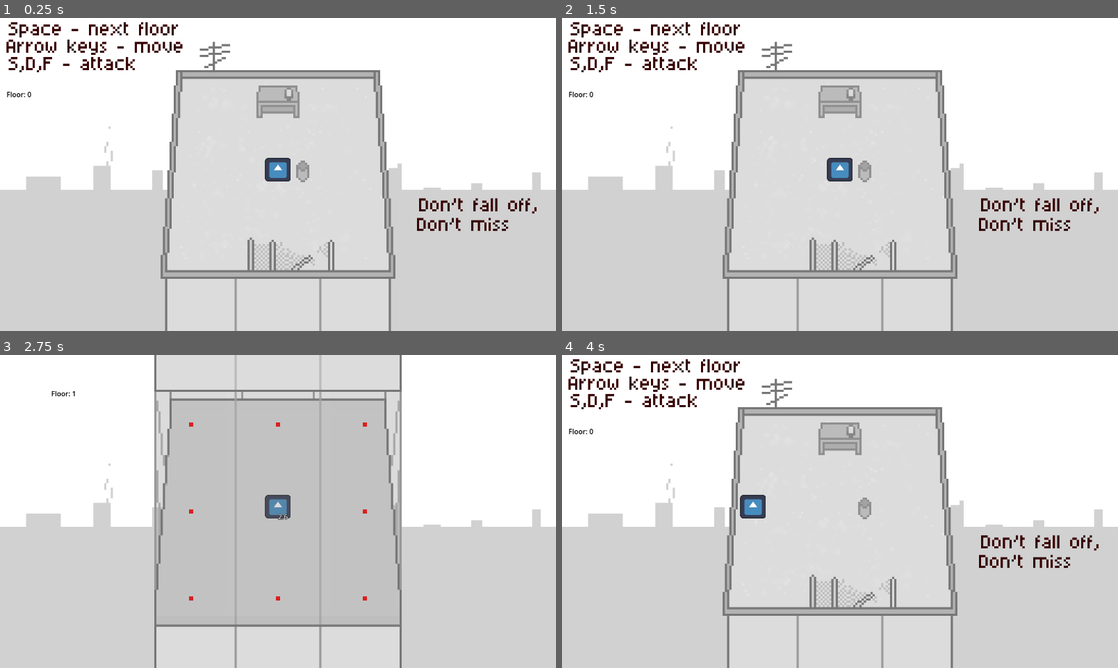
Above: before the commit, frames 1-4 (two rows, left to right).
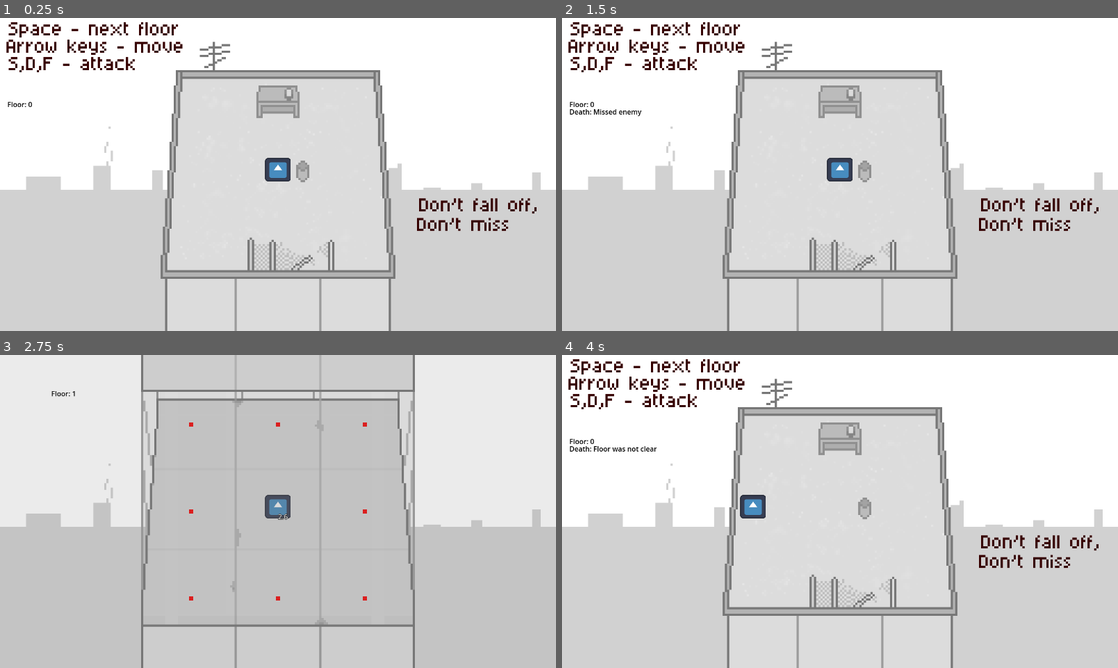
Above: after the commit, the same moments.

Repository: IsvyRed/Hatch
Game: Godot game, scene res://Gameplay Elements/rooftop.tscn
The game is run twice, just before and just after one commit, with the same random seed, the same clock (stepped at 60 frames per second) and the same inputs. The engine's default icon, where the game draws it, is replaced by a stand-in: a white triangle on a blue panel in a dark square.
Inputs:
- Up to frame 1 (0.25 s): no input
- Up to frame 2 (1.5 s): tap Enter at 0.5 s; hold Right (Right) 0.53-1.28 s; tap S (Attack) at 0.6 s; tap D (Attack1) at 0.8, 1.35 s; tap Space (Next Floor) at 1.25 s; hold Down (Down) from 1.28 s (still down)
- Up to frame 3 (2.75 s): tap F (Attack2) at 1.55, 2.1 s; tap Enter at 2 s; release Down (Down) at 2.03 s; hold Right (Right) from 2.03 s (still down); tap Space (Next Floor) at 2.3 s
- Up to frame 4 (4 s): tap Space (Next Floor) at 2.75, 2.85 s; release Right (Right) at 2.78 s; hold Up (Up) 2.78-3.53 s; tap S (Attack) at 3.05, 3.6 s; tap Enter at 3.5 s; hold Left (Left) from 3.53 s (still down); tap D (Attack1) at 3.8 s

The runs differ from the first frame. In frame 1, less than 0.1% of the frame differs, in the area x 1-6%, y 23-29%; in frame 2, 0.2%; in frame 3, 5.6%, in the area x 25-75%, y 0-100%; in frame 4, 0.2%.

Commit message:
Updated Background
Widened tower and adjusted bounds accordingly

Diff:
--- a/Gameplay Elements/Destructibles/Clusters/cluster_1.tscn
+++ b/Gameplay Elements/Destructibles/Clusters/cluster_1.tscn
@@ -8,4 +8,4 @@
 [node name="Desk" parent="." instance=ExtResource("1_fuj7s")]
 
 [node name="Bin" parent="." instance=ExtResource("2_e8krw")]
-position = Vector2(36, 28)
+position = Vector2(65, 15)
--- a/Gameplay Elements/GLOBALS.gd
+++ b/Gameplay Elements/GLOBALS.gd
@@ -8,6 +8,7 @@
 var usedEnemies = []
 var debugDeathMsg = null
 var lastDirection
+var deathCon = ""
 
 var debrisList = []
 var validTiles = []
@@ -29,8 +30,10 @@
 		enemies.pop_at(chosenEnemy)
 	usedEnemies.clear()
 
-func deathMessage():
+func deathMessage(cause = ""):
 	curLevel = 0
+	deathCon = cause
+	Globals.clearEnemies()
 	if debugDeathMsg != null:
 		debugDeathMsg.prompt()
 	get_tree().change_scene_to_file(levels[curLevel])
--- a/Gameplay Elements/main_level.tscn
+++ b/Gameplay Elements/main_level.tscn
@@ -10,7 +10,7 @@
 [ext_resource type="PackedScene" uid="uid://buptinn0f7qfe" path="res://Testing Tools/label.tscn" id="8_wbf2n"]
 
 [sub_resource type="RectangleShape2D" id="RectangleShape2D_rsaji"]
-size = Vector2(568, 164)
+size = Vector2(628, 164)
 
 [node name="MainLevel" type="Node2D"]
 
@@ -89,7 +89,7 @@
 
 [node name="CollisionShape2D" type="CollisionShape2D" parent="Boudaries/LowerBoundary"]
 z_index = 5
-position = Vector2(1, 1143)
+position = Vector2(0, 1143)
 shape = SubResource("RectangleShape2D_rsaji")
 
 [node name="UpperBoundary" type="StaticBody2D" parent="Boudaries"]
@@ -108,7 +108,7 @@
 
 [node name="CollisionPolygon2D" type="CollisionPolygon2D" parent="Boudaries/LeftBoundary"]
 position = Vector2(-141.37, 0)
-polygon = PackedVector2Array(-108.630005, 138, -142.63, 665, -196.63, 663, -192.63, 143)
+polygon = PackedVector2Array(-132.63, 141, -171.63, 662, -222.63, 660, -230.63, 138)
 
 [node name="RightBoundary" type="StaticBody2D" parent="Boudaries"]
 position = Vector2(0, -400)
@@ -117,7 +117,7 @@
 
 [node name="CollisionPolygon2D" type="CollisionPolygon2D" parent="Boudaries/RightBoundary"]
 position = Vector2(-141.37, 0)
-polygon = PackedVector2Array(388.37, 141, 426.37, 660, 463.37, 665, 460.37, 142)
+polygon = PackedVector2Array(419.37, 144, 452.37, 666, 499.37, 662, 495.37, 145)
 
 [node name="Camera2D" type="Camera2D" parent="."]
 
--- a/Gameplay Elements/player.gd
+++ b/Gameplay Elements/player.gd
@@ -111,7 +111,7 @@
 			print("Floor " + str(Globals.floor) + ": ")
 
 		else:
-			Globals.deathMessage()
+			Globals.deathMessage("Death: Floor was not clear")
 			$GameOverTimer.start()
 			print("Dead (floor not clear)")
 			Globals.floor = 0
@@ -120,14 +120,14 @@
 func onValidTile():
 	position += lastDirection
 func onDeathTile():
-	Globals.deathMessage()
+	Globals.deathMessage("Death: Moved out of bounds")
 	print("Dead (out of bounds)")
 	Globals.floor = 0
 	$SlideTimer.stop()
 	readyToMove = true
 
 func missedEnemy():
-	Globals.deathMessage()
+	Globals.deathMessage("Death: Missed enemy")
 	print("Dead (missed enemy)")
 	Globals.floor = 0
 
@@ -153,6 +153,6 @@
 
 func _on_game_over_timer_timeout():
 	Globals.floor = 0
-	Globals.deathMessage()
+	Globals.deathMessage("Death: Out of time")
 	$GameOverTimer.start()
 	print("Dead (Out of time)")
--- a/Gameplay Elements/rooftop.tscn
+++ b/Gameplay Elements/rooftop.tscn
@@ -141,16 +141,19 @@
 texture = ExtResource("6_cw1c1")
 
 [node name="FloorCounter" parent="." instance=ExtResource("7_lje68")]
-offset_left = -625.0
-offset_top = -196.0
-offset_right = -550.5
-offset_bottom = -139.5
+offset_left = -623.0
+offset_top = -173.0
+offset_right = -510.0
+offset_bottom = -116.5
+text = "PLACEHOLDER
+"
 
 [node name="Label" parent="." instance=ExtResource("8_44c2i")]
-offset_left = -539.0
-offset_top = -211.0
-offset_right = -426.0
-offset_bottom = -188.0
+visible = true
+offset_left = -623.0
+offset_top = -156.0
+offset_right = -470.0
+offset_bottom = -116.0
 text = "PLACEHOLDER"
 
 [node name="Desk" parent="." instance=ExtResource("10_r3d51")]
--- a/Testing Tools/label.gd
+++ b/Testing Tools/label.gd
@@ -1,10 +1,7 @@
 extends Label
 func _ready():
-	Globals.debugDeathMsg = self
+	text = Globals.deathCon
 func prompt():
-	visible = true
-	text = "DEAD -- FLOOR RESET"
-	Globals.clearEnemies()
 	$Timer.start()
 
 func _on_timer_timeout():
--- a/Testing Tools/label.tscn
+++ b/Testing Tools/label.tscn
@@ -13,7 +13,6 @@
 script = ExtResource("1_145lx")
 
 [node name="Timer" type="Timer" parent="."]
-wait_time = 0.3
 one_shot = true
 
 [connection signal="timeout" from="Timer" to="." method="_on_timer_timeout"]
Binary file changed: Sprites/HatchBackgroundGlass.png
Binary file changed: Sprites/HatchBackgroundTower.png
